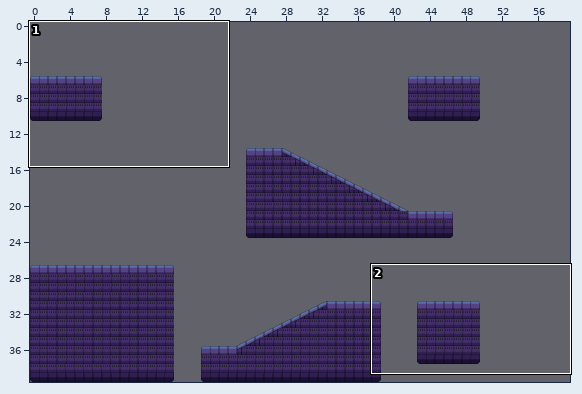
One commit to this Tiled map: assets/tiles/mapa1.tmx. The picture above shows the old version from afar; the outline marks the close-up.
Close-up. Before the edit:
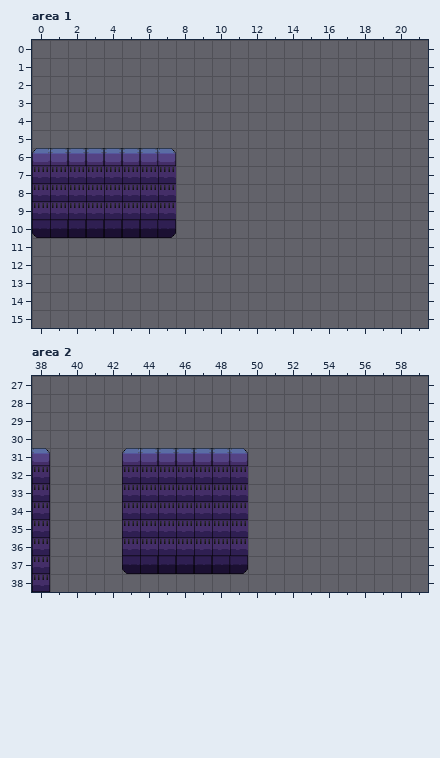
Cells are 32x32 px. Shown: area 1 x 0..21, y 0..15; area 2 x 38..59, y 27..38. The commit also changed other parts of the map, which this record leaves out. The old version is drawn lined up with the new one.
After the commit:
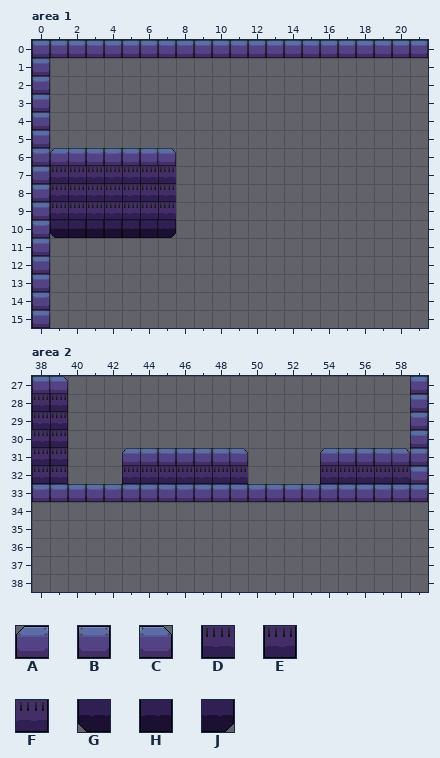
Key: from "tilemap1_32": A 0, B 1, C 2, D 8, E 9, F 10, G 16, H 17, J 18.
_ is an empty cell.
The edit:
map size 50x40 -> 60x34 cells
Layer "suelos", area 1:
y 0: x 0..21 ______________________ -> BBBBBBBBBBBBBBBBBBBBBB
y 1..5: x 0 _ -> B
y 6: x 0..1 AB -> BA
y 7..9: x 0 D -> B
y 10: x 0..1 GH -> BG
y 11..15: x 0 _ -> B
Layer "suelos", area 2:
y 27: x 38..39 __ -> BC; x 59 _ -> B
y 28: x 38..39 __ -> EE; x 59 _ -> B
y 29: x 38..39 __ -> DE; x 59 _ -> B
y 30: x 38..39 __ -> FE; x 59 _ -> B
y 31: x 38..39 C_ -> FE; x 54..59 ______ -> ABBBCB
y 32: x 39 _ -> E; x 54..59 ______ -> DDDDDB
y 33: x 38..59 E____DDDDDDD__________ -> BBBBBBBBBBBBBBBBBBBBBB
y 34..36: x 38 E -> _; x 43..49 DDDDDDD -> _______
y 37: x 38 E -> _; x 43..49 GHHHHHJ -> _______
y 38: x 38 E -> _
Boxes around the changes in both close-ups, in picture pixels (x1, y1, x2, y2):
changed: (32, 40, 428, 328)
changed: (32, 376, 428, 592)
